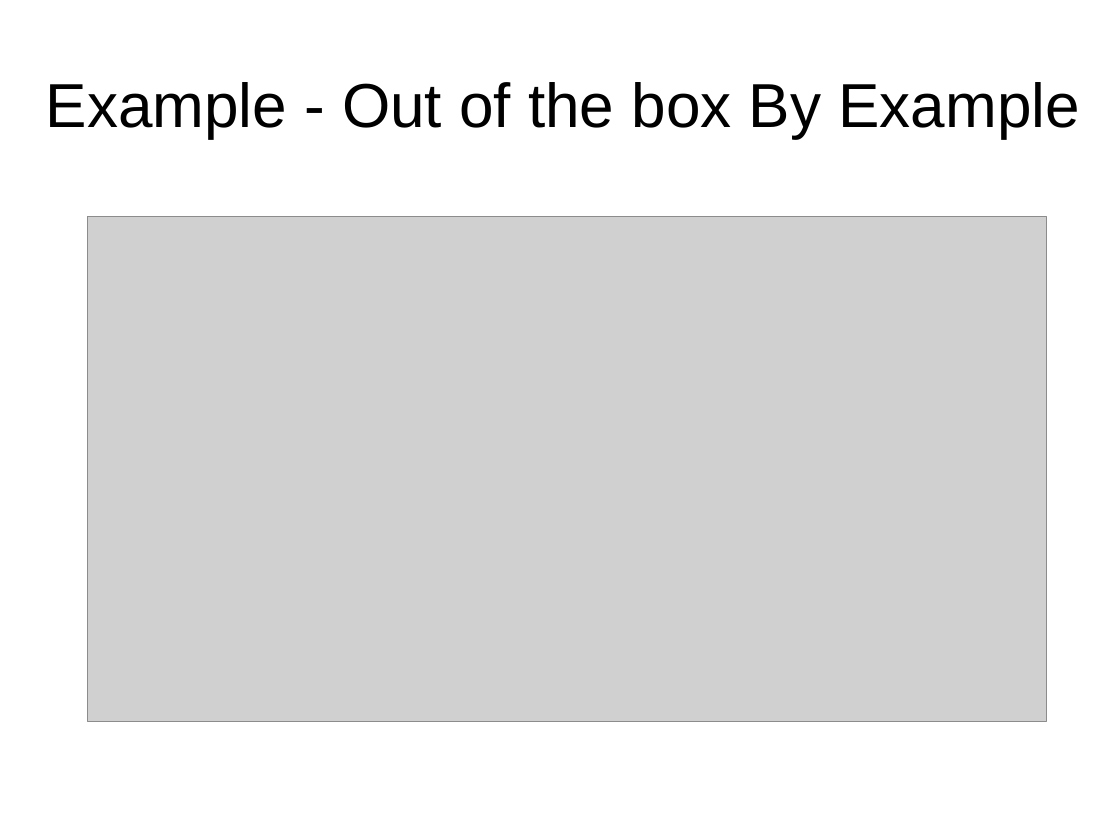
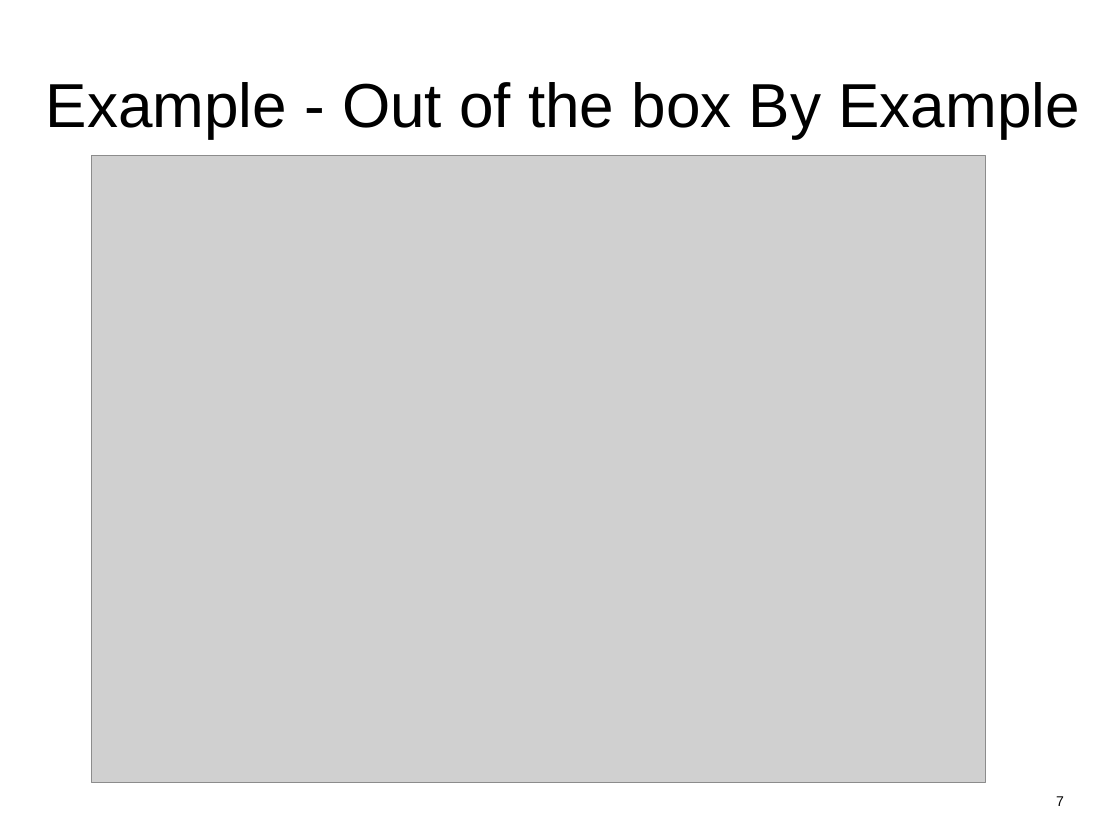
Before and after one commit to hotrodorm/hotrod, a slide deck: slide 7 of hotrod/docs/hotrod-2.0-overview.odp. Drawn at 1120x840 pixels with LibreOffice and Linux fonts; fonts in the diff are those of the drawing; grey boxes stand for pictures. Boxes give left, top, right and bottom in pixels: in the first picture for what was removed or moved away, otherwise in the second. Text is boxed around its words. In the diff, an @@ line names an element or a change of style, - is before the commit and + after.

```diff
--- a/hotrod/docs/hotrod-2.0-overview.odp
+++ b/hotrod/docs/hotrod-2.0-overview.odp
@@ picture: place and size @@
-picture at (87,216,1047,722)
+picture at (91,155,986,783)
@@ page number added at (1056,796,1064,806), 10 pt, text #000000 @@
+7
```
Also in this commit, not shown: 10 other slides changed, 3 other files.
